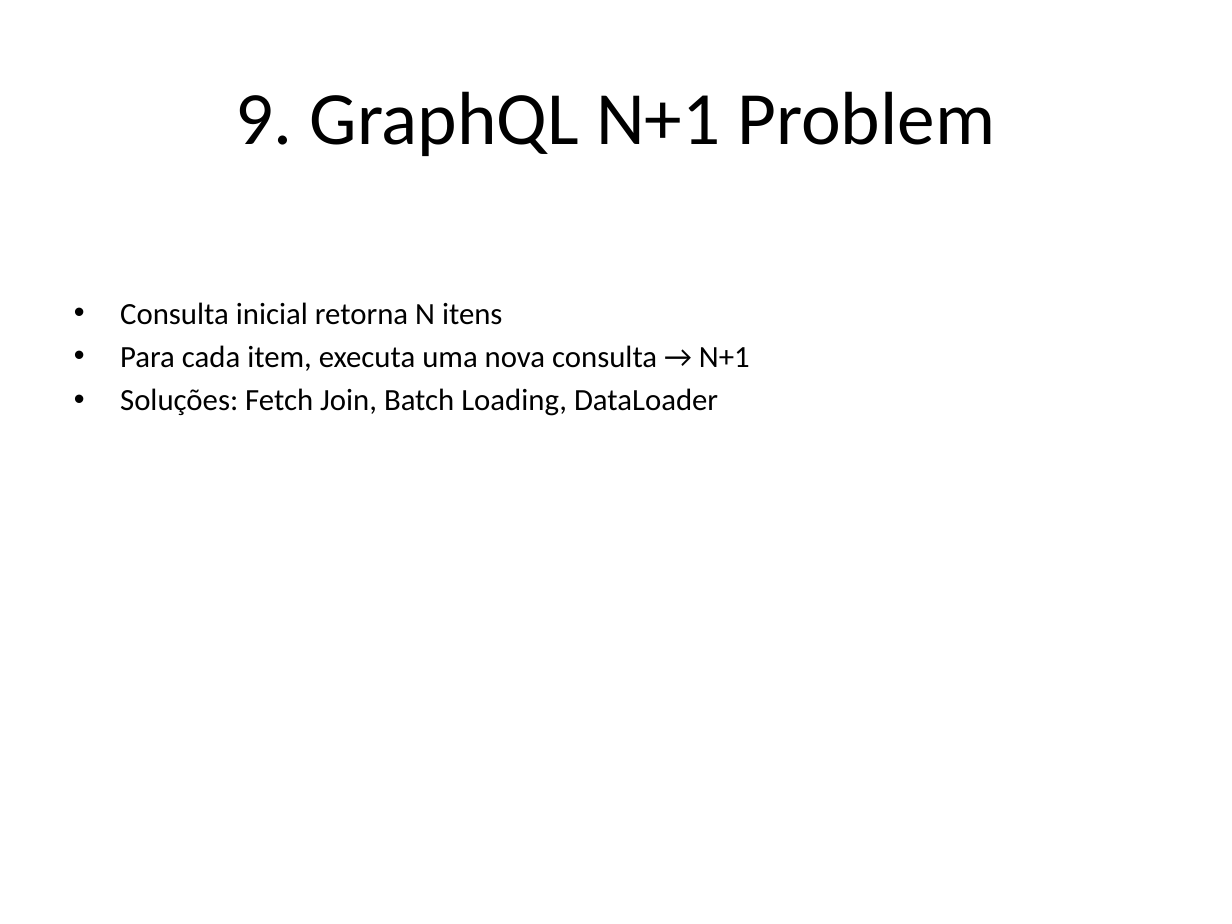
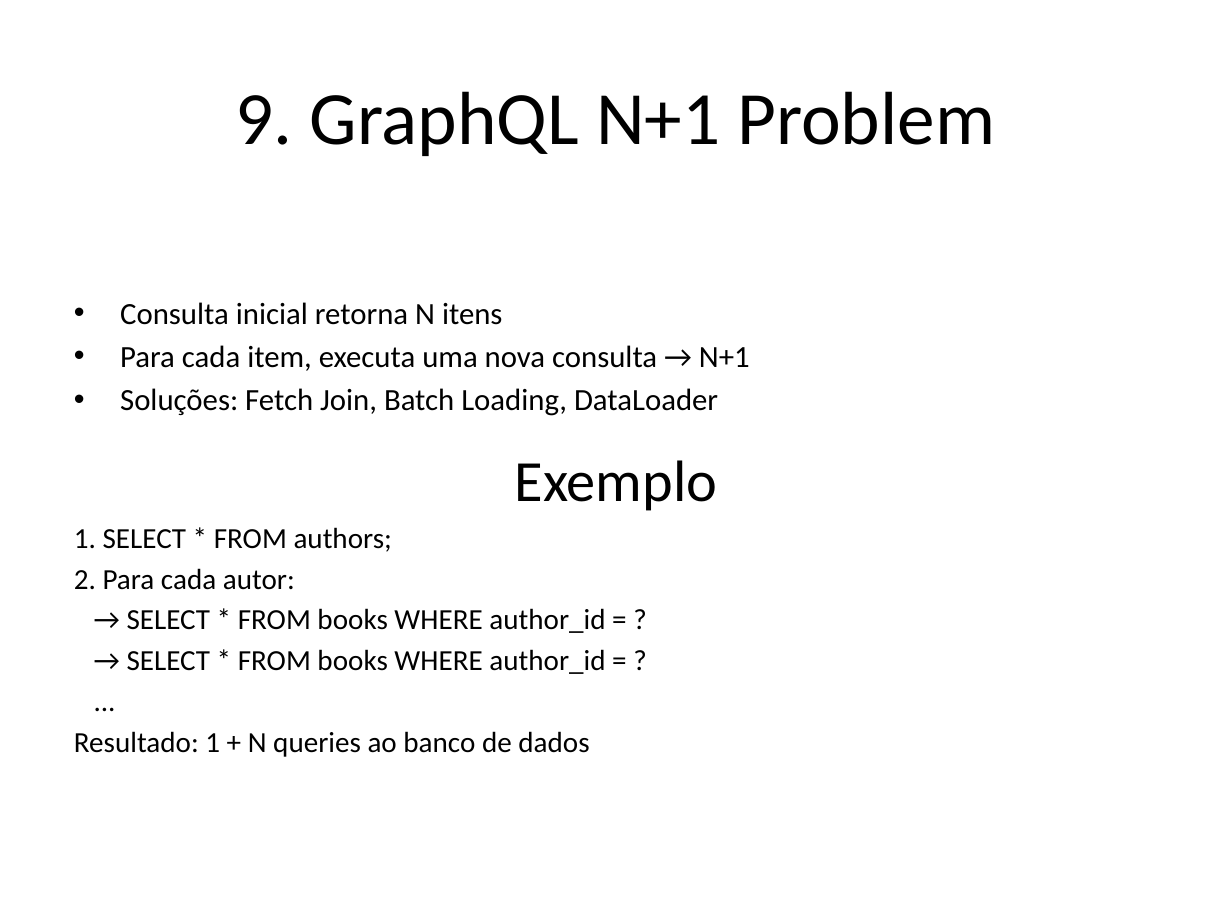
Before and after one commit to pedrobvferreira/graphql, a slide deck: slide 11 of presentation_pt.pptx. Drawn at 1232x924 pixels with LibreOffice and Linux fonts; fonts in the diff are those of the drawing. Boxes give left, top, right and bottom in pixels: in the first picture for what was removed or moved away, otherwise in the second. Text is boxed around its words. In the diff, an @@ line names an element or a change of style, - is before the commit and + after.

Commit message:
fix

```diff
--- a/presentation_pt.pptx
+++ b/presentation_pt.pptx
@@ text added at (515, 460, 717, 511), 34.1 pt, text #000000 @@
+Exemplo
@@ text added at (74, 527, 605, 753), 17 pt, text #000000 @@
+1. SELECT * FROM authors;
+2. Para cada autor:
+→ SELECT * FROM books WHERE author_id = ?
+→ SELECT * FROM books WHERE author_id = ?
+...
+Resultado: 1 + N queries ao banco de dados
```
Also in this commit, not shown: 5 other slides changed, 3 slides removed.
